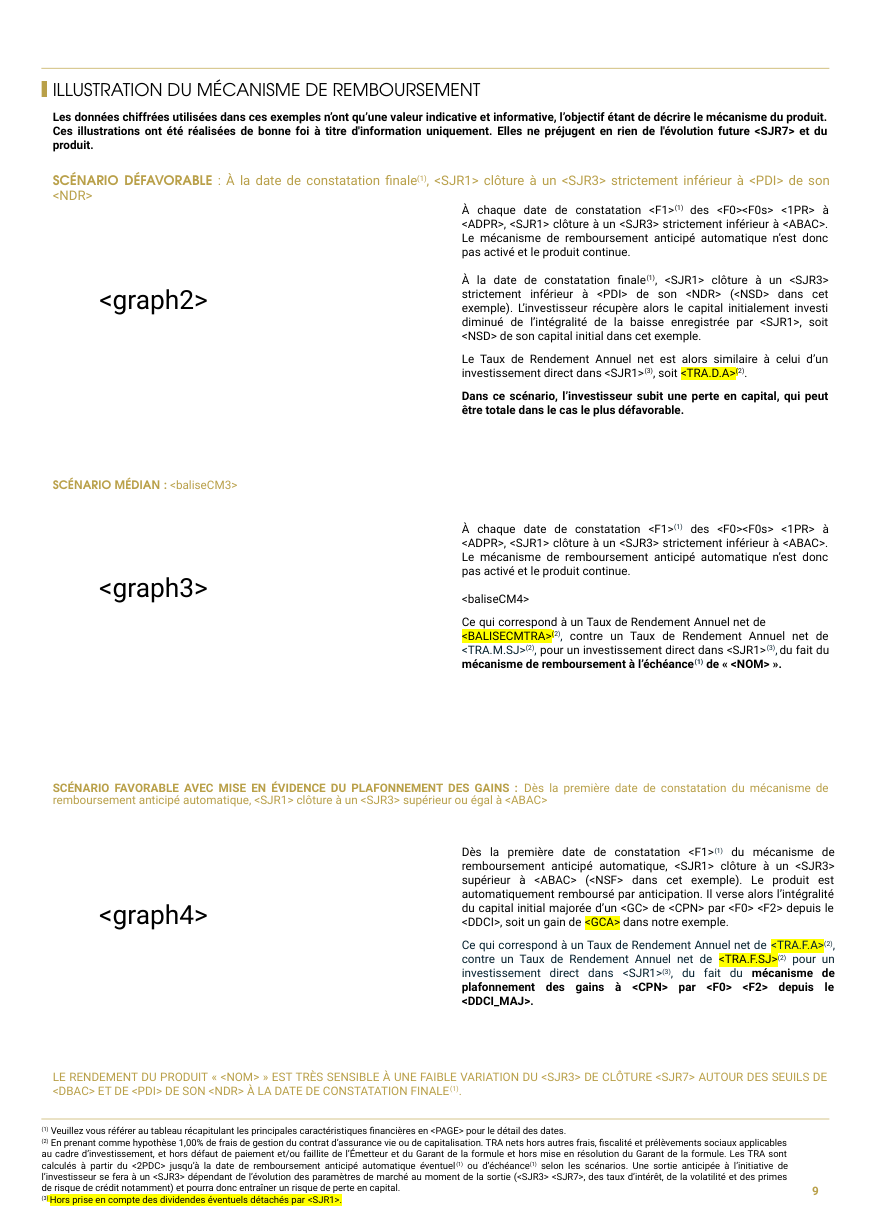
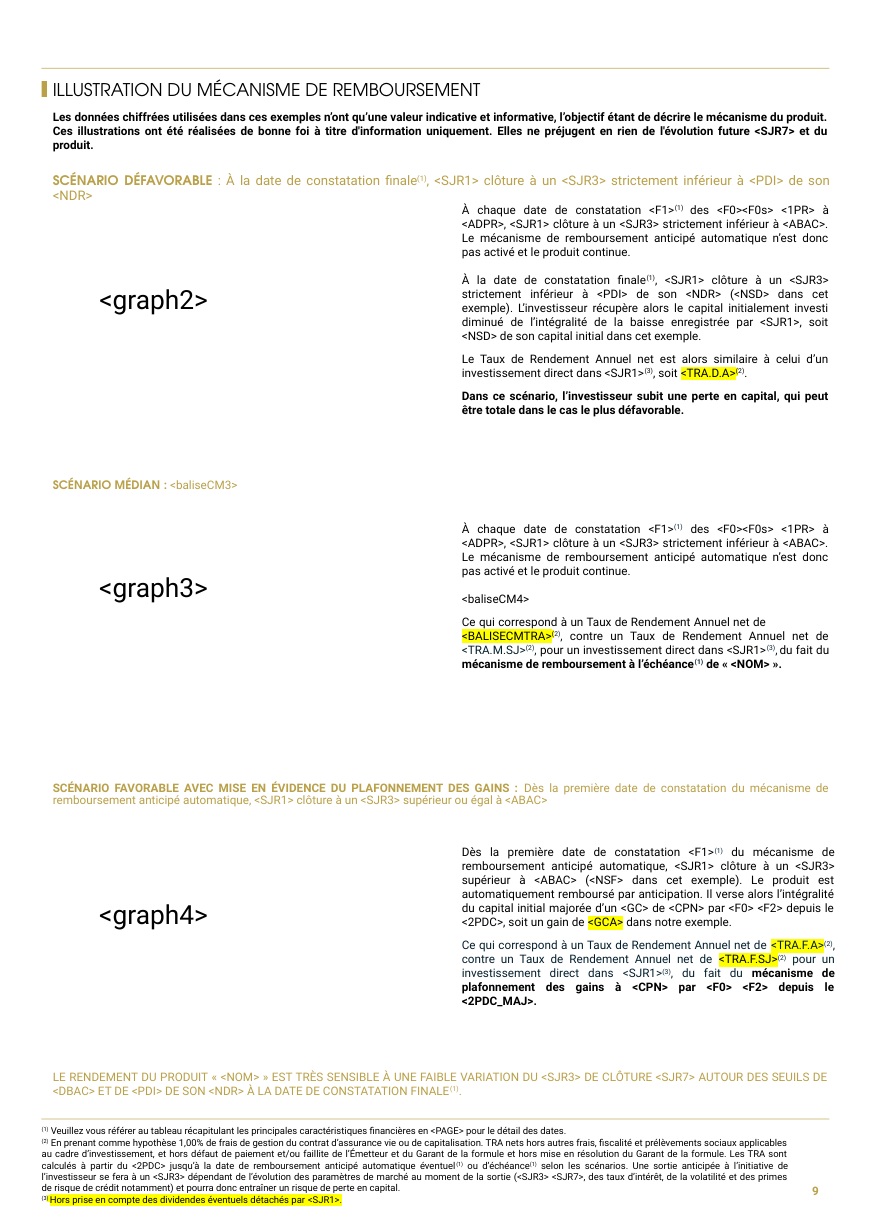
Before and after one commit to guillaumejacquin/equitim-project, a slide deck: slide 9 of Templates/testmercredi.pptx. Drawn at 871x1232 pixels with LibreOffice and Linux fonts; fonts in the diff are those of the drawing; background and template pictures are left out. Boxes give left, top, right and bottom in pixels: in the first picture for what was removed or moved away, otherwise in the second. Text is boxed around its words. In the diff, an @@ line names an element or a change of style, - is before the commit and + after.

```diff
--- a/Templates/testmercredi.pptx
+++ b/Templates/testmercredi.pptx
@@ text in rectangle at bbox=[462, 847, 835, 994]: text changed @@
-Dès la première date de constatation <F1>(1) du mécanisme de remboursement anticipé automatique, <SJR1> clôture à un <SJR3> supérieur à <ABAC> (<NSF> dans cet exemple). Le produit est automatiquement remboursé par anticipation. Il verse alors l’intégralité du capital initial majorée d’un <GC> de <CPN> par <F0> <F2> depuis le <DDCI>, soit un gain de <GCA> dans notre exemple.
-Ce qui correspond à un Taux de Rendement Annuel net de <TRA.F.A>(2), contre un Taux de Rendement Annuel net de <TRA.F.SJ>(2) pour un investissement direct dans <SJR1>(3), du fait du mécanisme de plafonnement des gains à <CPN> par <F0> <F2> depuis le <DDCI_MAJ>.
+Dès la première date de constatation <F1>(1) du mécanisme de remboursement anticipé automatique, <SJR1> clôture à un <SJR3> supérieur à <ABAC> (<NSF> dans cet exemple). Le produit est automatiquement remboursé par anticipation. Il verse alors l’intégralité du capital initial majorée d’un <GC> de <CPN> par <F0> <F2> depuis le <2PDC>, soit un gain de <GCA> dans notre exemple.
+Ce qui correspond à un Taux de Rendement Annuel net de <TRA.F.A>(2), contre un Taux de Rendement Annuel net de <TRA.F.SJ>(2) pour un investissement direct dans <SJR1>(3), du fait du mécanisme de plafonnement des gains à <CPN> par <F0> <F2> depuis le <2PDC_MAJ>.
```
Also in this commit, not shown: 7 other slides changed, 32 other files.
